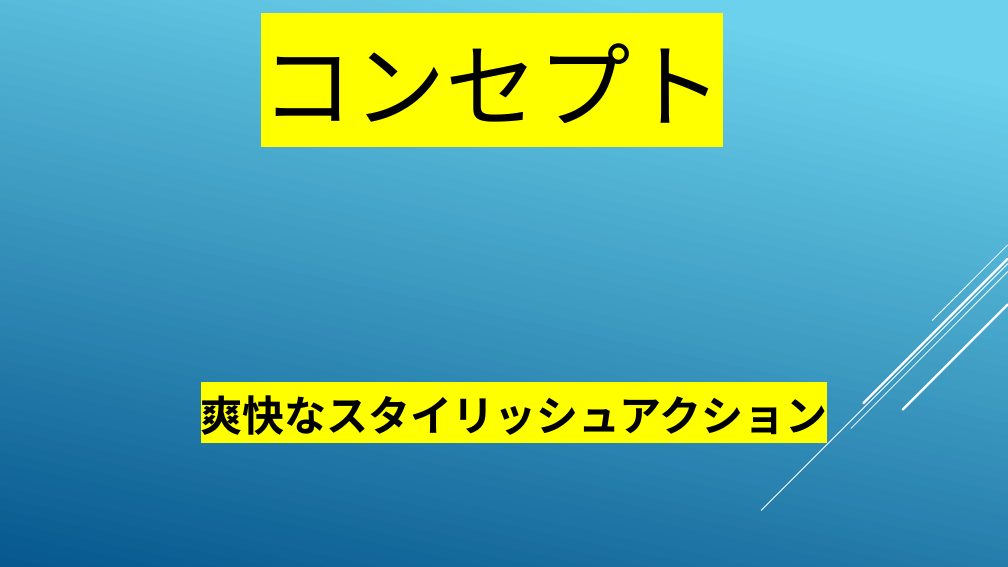
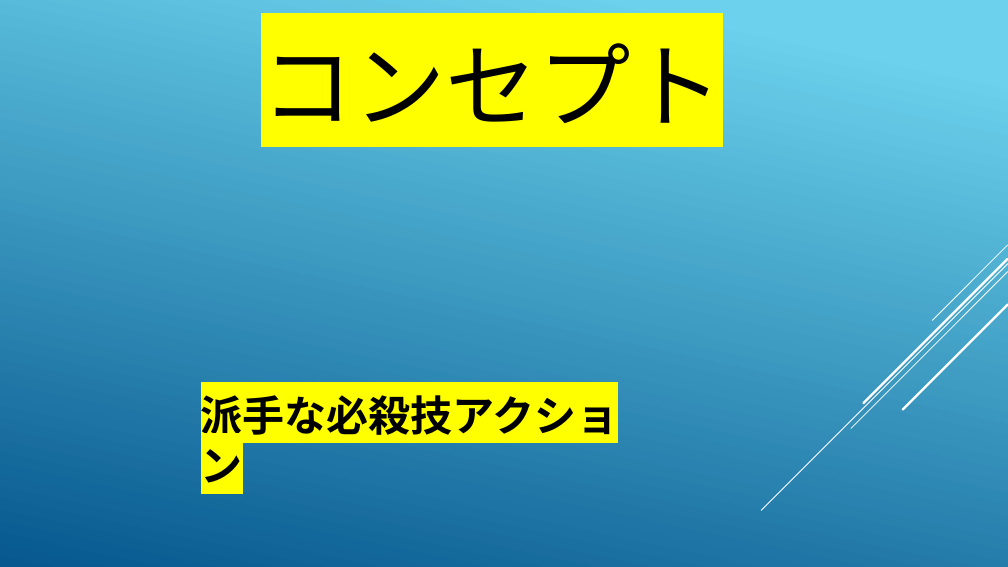
Before and after one commit to hir4rin/2026_summer, a slide deck: slide 2 of 進捗/2026_summer企画書part2.pptx. Drawn at 1008x567 pixels with LibreOffice and Linux fonts; fonts in the diff are those of the drawing; background and template pictures are left out. Boxes give left, top, right and bottom in pixels: in the first picture for what was removed or moved away, otherwise in the second. Text is boxed around its words. In the diff, an @@ line names an element or a change of style, - is before the commit and + after.

```diff
--- a/進捗/2026_summer企画書part2.pptx
+++ b/進捗/2026_summer企画書part2.pptx
@@ text at <box>201,395,618,435</box>: text changed @@
-爽快なスタイリッシュアクション
+派手な必殺技アクション
```
Also in this commit, not shown: 1 other slide changed, 1 slide removed, 5 other files.
